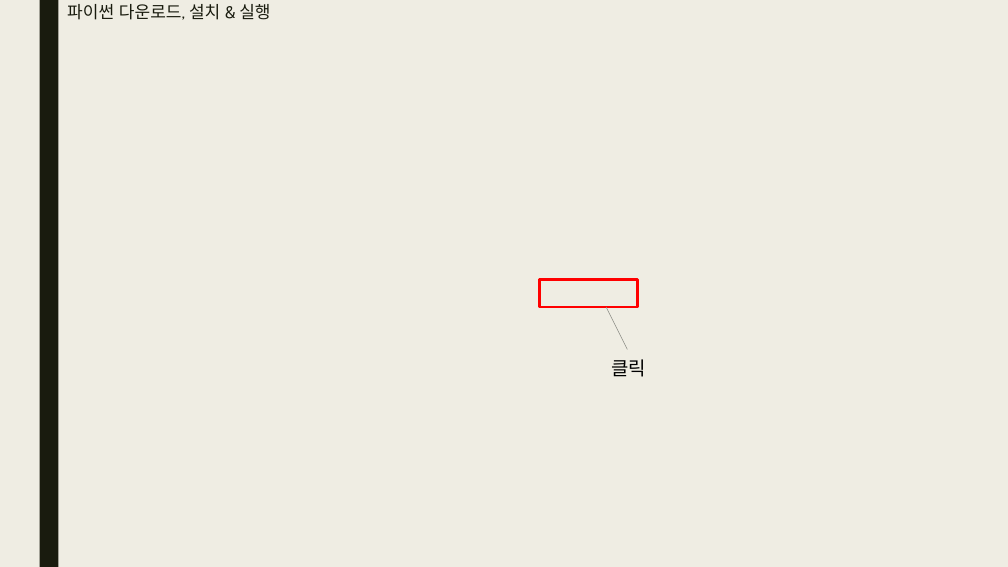
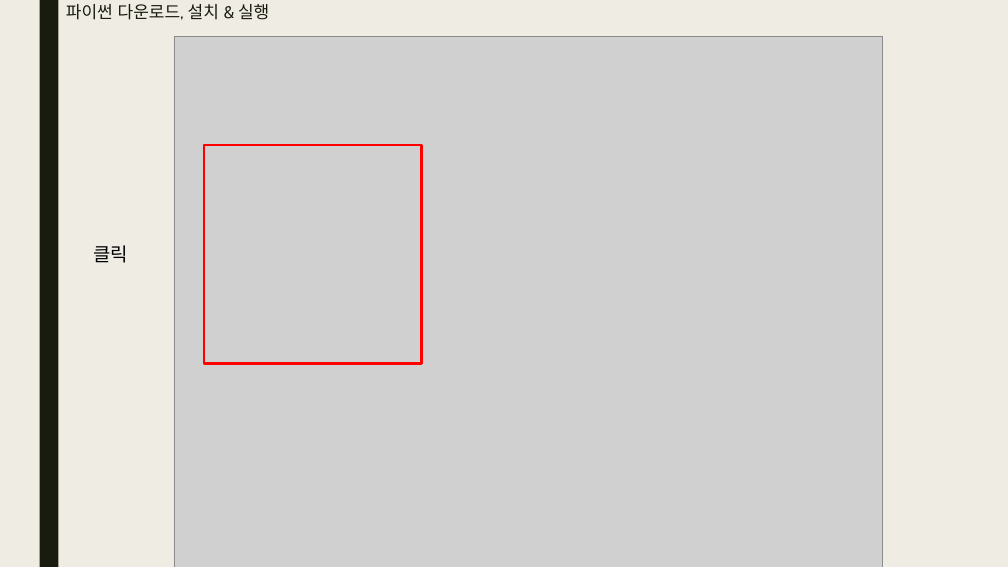
Before and after one commit to bino0130/politec-python, a slide deck: slide 4 of 파이썬 과제/1강/파이썬 1강 과제 남정현.pptx. Drawn at 1008x567 pixels with LibreOffice and Linux fonts; fonts in the diff are those of the drawing; grey boxes stand for pictures; background and template pictures are left out. Boxes give left, top, right and bottom in pixels: in the first picture for what was removed or moved away, otherwise in the second. Text is boxed around its words. In the diff, an @@ line names an element or a change of style, - is before the commit and + after.

```diff
--- a/파이썬 과제/1강/파이썬 1강 과제 남정현.pptx
+++ b/파이썬 과제/1강/파이썬 1강 과제 남정현.pptx
@@ picture added at bbox=[174, 36, 882, 567] @@
@@ rectangle added at bbox=[204, 145, 422, 364], outline #FF0000 2.75 pt @@
@@ text "클릭": place and size @@
-text "클릭" at bbox=[612, 359, 647, 377]
+text "클릭" at bbox=[93, 245, 128, 263]
@@ rectangle removed at bbox=[539, 279, 637, 307] @@
@@ line removed from (606, 307) to (628, 349) @@
```
Also in this commit, not shown: 7 other slides changed, 6 slides added.
